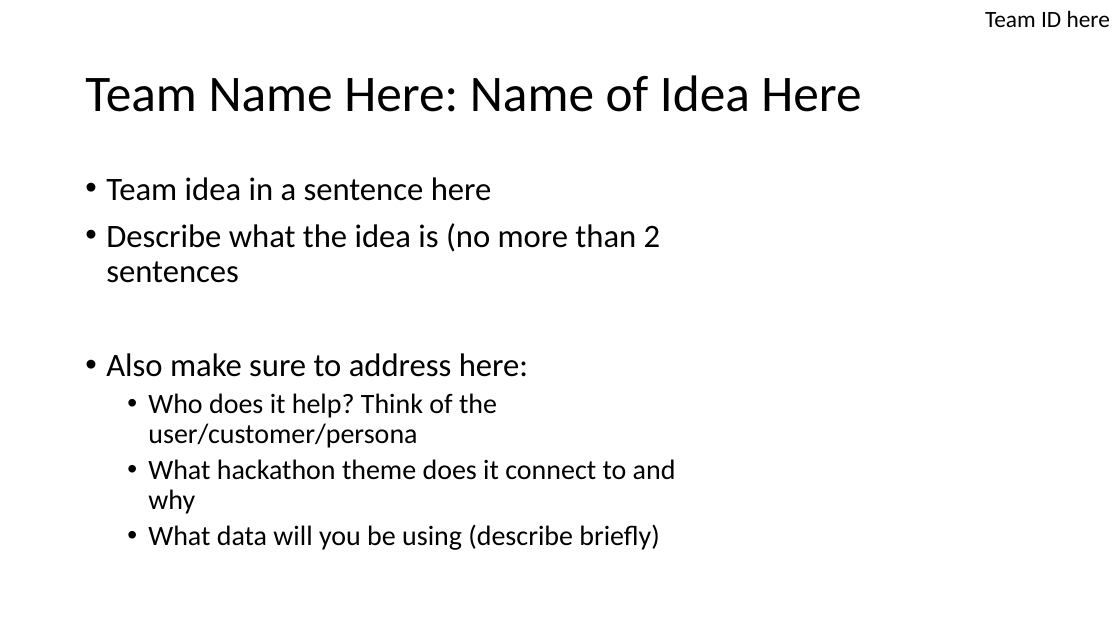
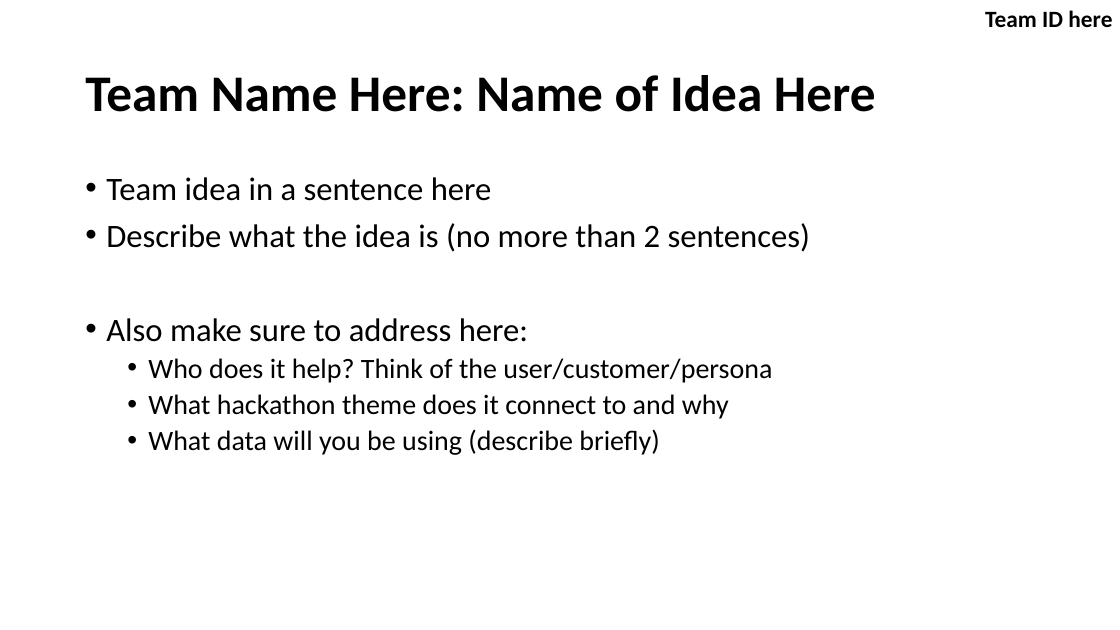
Before and after one commit to sshreya99/bigdataforsandiego.github.io, a slide deck: slide 1 of templates/BigDataHackathon4SD_000.pptx. Drawn at 1120x630 pixels with LibreOffice and Linux fonts; fonts in the diff are those of the drawing. Boxes give left, top, right and bottom in pixels: in the first picture for what was removed or moved away, otherwise in the second. Text is boxed around its words. In the diff, an @@ line names an element or a change of style, - is before the commit and + after.

```diff
--- a/templates/BigDataHackathon4SD_000.pptx
+++ b/templates/BigDataHackathon4SD_000.pptx
@@ text "Team ID here" at bbox=[985, 10, 1112, 27]: bold on @@
@@ title "Team Name Here: Name of ..." at bbox=[85, 75, 876, 112]: bold on @@
@@ text at bbox=[106, 223, 810, 252]: text changed @@
-• Describe what the idea is (no more than 2 sentences
+• Describe what the idea is (no more than 2 sentences)
```
Also in this commit, not shown: 1 other slide changed, 4 other files.
